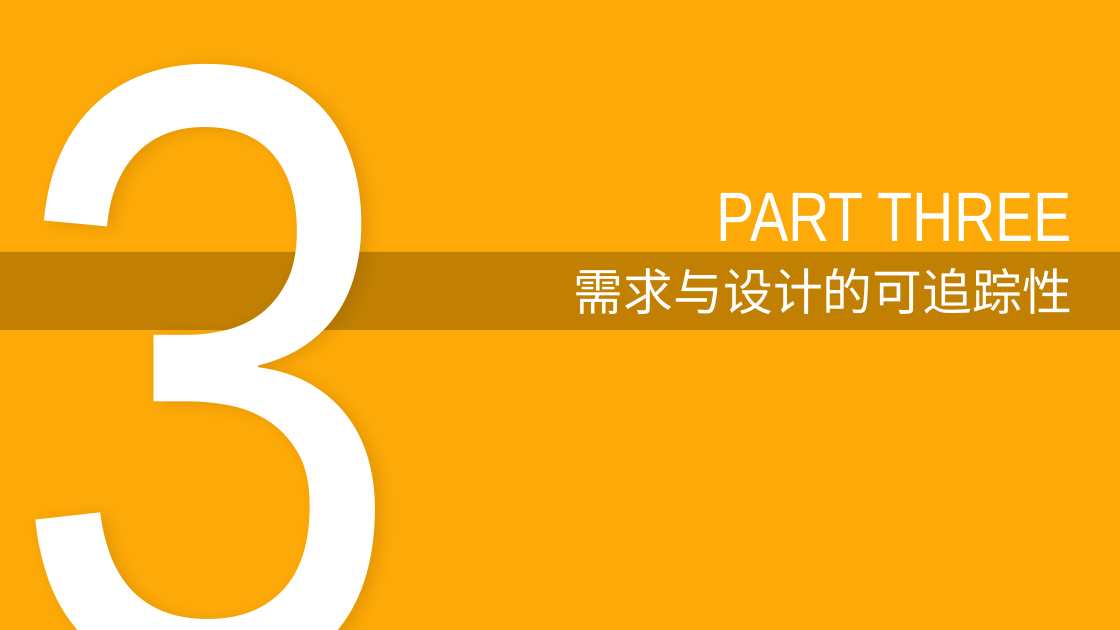
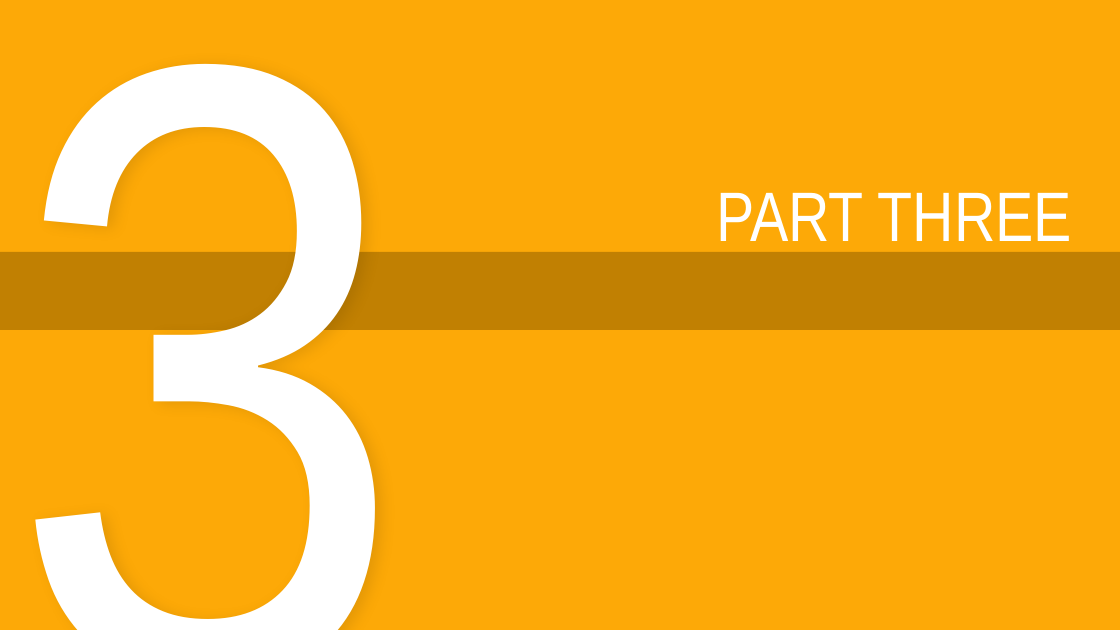
Before and after one commit to sebuaa2019/Team103, a slide deck: slide 16 of 答辩PPT/SE0611答辩TEAM103.pptx. Drawn at 1120x630 pixels with LibreOffice and Linux fonts; fonts in the diff are those of the drawing. Boxes give left, top, right and bottom in pixels: in the first picture for what was removed or moved away, otherwise in the second. Text is boxed around its words. In the diff, an @@ line names an element or a change of style, - is before the commit and + after.

```diff
--- a/答辩PPT/SE0611答辩TEAM103.pptx
+++ b/答辩PPT/SE0611答辩TEAM103.pptx
@@ text removed at (574, 268, 1072, 314) @@
-需求与设计的可追踪性
```
Also in this commit, not shown: 7 other slides changed, 1 slide added, 16 other files.
